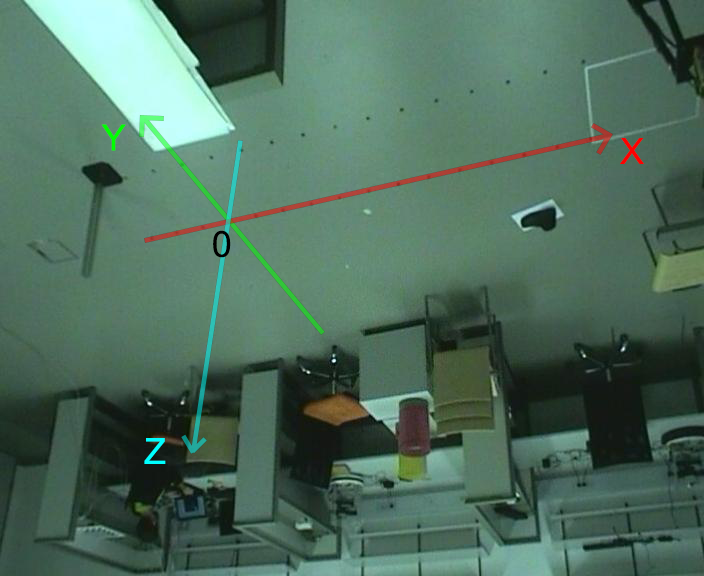
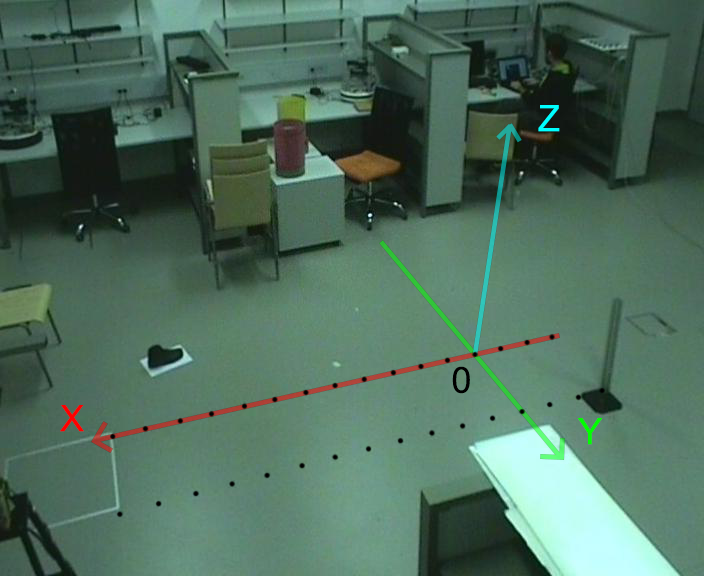
Comparing the layer stacks of the two 704×576 images. Changes:
painted on "X" over [60, 138, 644, 432]
painted on "0" over [213, 230, 470, 394]
painted on "Y" over [101, 124, 602, 445]
added layer "Layer 1" above "Shape 5 copy" over [109, 333, 606, 518]
added layer "Shape 5 copy" (50%) above "Shape 5" over [472, 123, 522, 390]
hid "Shape 5", painted on it over [181, 123, 524, 454]
painted on "Z" over [144, 105, 560, 464]
painted on "Shape 2" over [91, 123, 613, 453]
painted on "Shape 3 copy" over [139, 115, 565, 460]
painted on "Background" over [0, 0, 704, 576]
